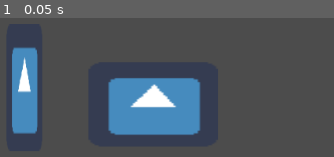
Above: before the commit, frame 1.
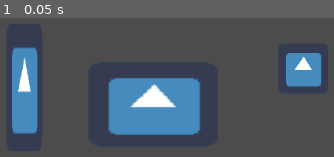
Above: after the commit, the same moment.

Repository: lucianocod/practGit
Game: Godot game, scene res://juego.tscn
The game is run twice, just before and just after one commit, with the same random seed, the same clock (stepped at 60 frames per second) and the same inputs. The project has no main scene, so this scene is started directly. The engine's default icon, where the game draws it, is replaced by a stand-in: a white triangle on a blue panel in a dark square.
Inputs:
- Up to frame 1 (0.05 s): no input

The runs differ from the first frame. In frame 1, 2.6% of the frame differs, in the area x 85-97%, y 25-50%.

Commit message:
agrego otro icono

Diff:
--- a/juego.tscn
+++ b/juego.tscn
@@ -18,6 +18,14 @@
 "speed": 5.0
 } ]
 
+[sub_resource type="SpriteFrames" id=3]
+animations = [ {
+"frames": [ ExtResource( 1 ) ],
+"loop": true,
+"name": "default",
+"speed": 5.0
+} ]
+
 [node name="juego" type="Node2D"]
 
 [node name="AnimatedSprite" type="AnimatedSprite" parent="."]
@@ -29,3 +37,7 @@
 position = Vector2( 140, 108.5 )
 scale = Vector2( 0.71875, 2.54688 )
 frames = SubResource( 2 )
+
+[node name="AnimatedSprite3" type="AnimatedSprite" parent="."]
+position = Vector2( 497, 84 )
+frames = SubResource( 3 )
Not shown: 1 places in juego.tscn that only renumber resources
